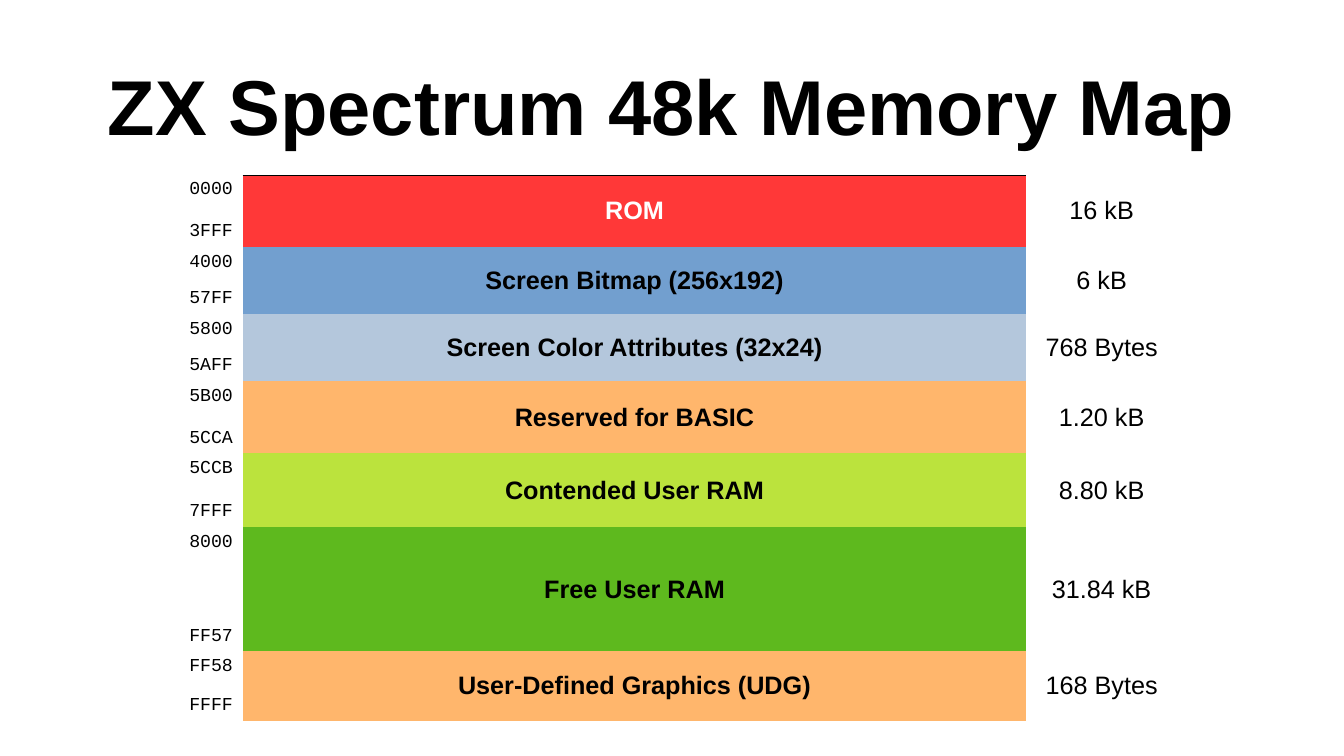
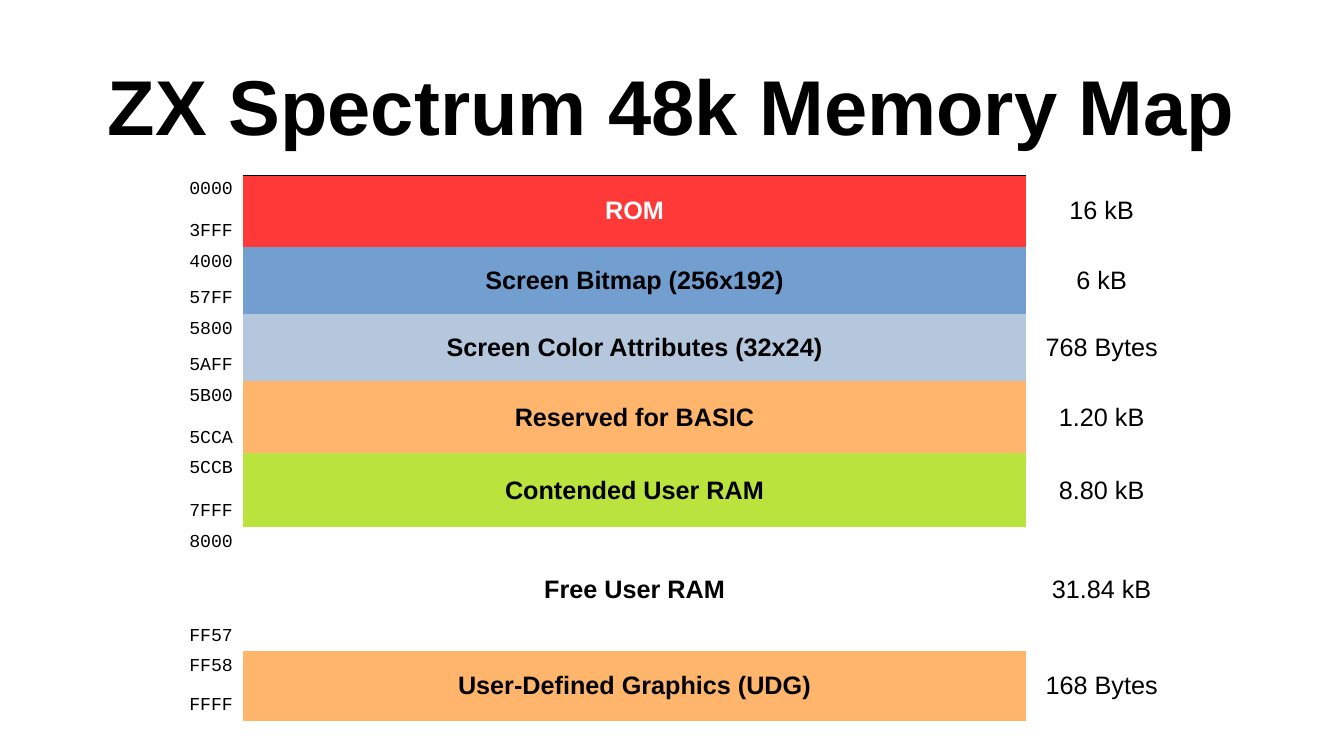
Before and after one commit to SlithyMatt/zxs-assembly-tutorial, a slide deck: slide 4 of Lesson11/Lesson11.odp (slide 3 before the commit). Drawn at 1344x756 pixels with LibreOffice and Linux fonts; fonts in the diff are those of the drawing. Boxes give left, top, right and bottom in pixels: in the first picture for what was removed or moved away, otherwise in the second. Text is boxed around its words. In the diff, an @@ line names an element or a change of style, - is before the commit and + after.

```diff
--- a/Lesson11/Lesson11.odp
+++ b/Lesson11/Lesson11.odp
@@ table at (160,174,1177,721) @@
@@ fill #FFFFFF to none in 21 cells @@
@@ fill #5EB91E to none in row 11, column 2 @@
```
Also in this commit, not shown: 2 slides added, 1 other file.
